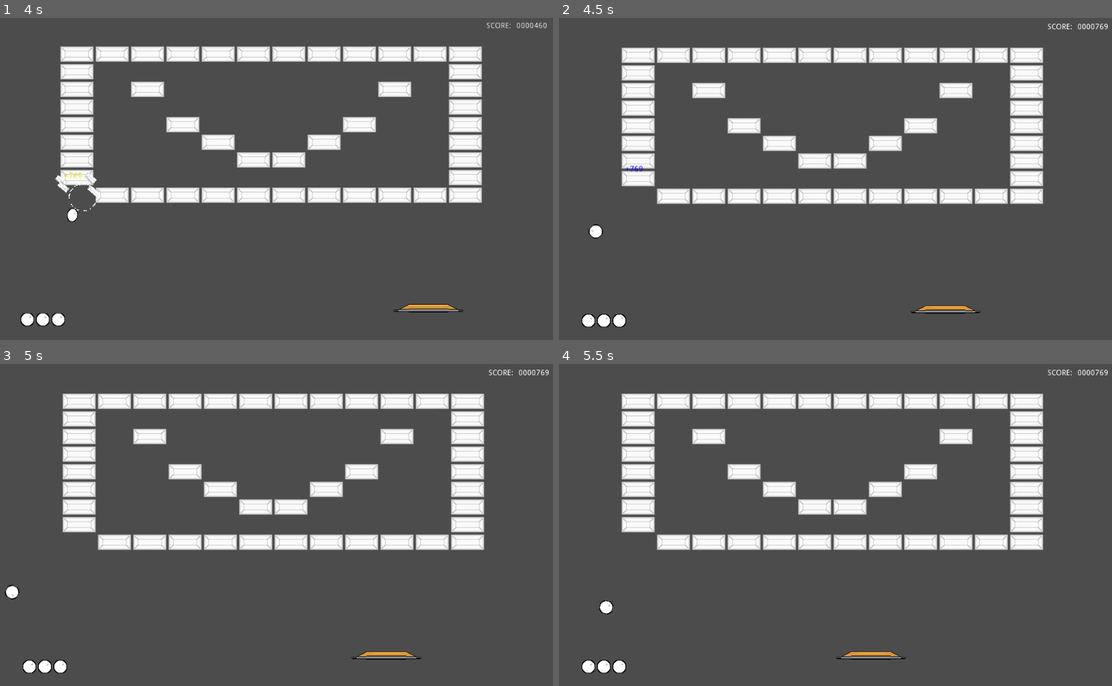
Above: before the commit, frames 1-4 (two rows, left to right).
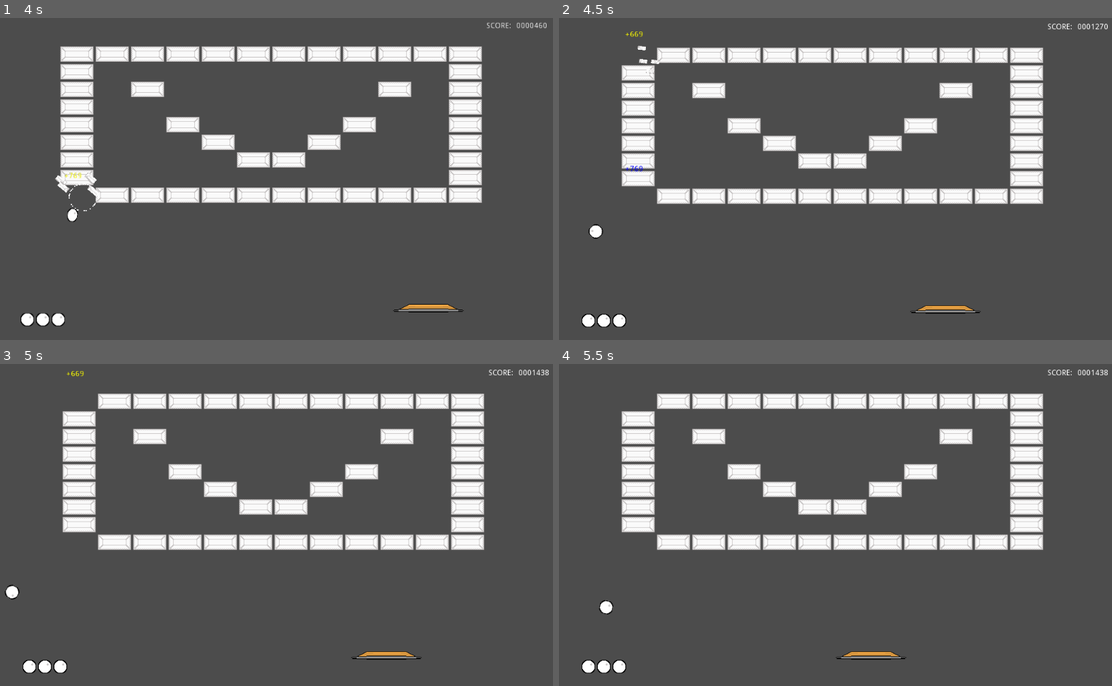
Above: after the commit, the same moments.

Repository: Anatolij-Grigorjev/Breakout4Godot
Game: Godot game, scene res://BreakoutGame.tscn
Two runs of this game, one before a commit and one after it. Both use one fixed random seed, a clock stepped at 60 frames per second and the inputs below.
Inputs (mouse positions are in pixels of both pictures, inside the frame that each line leads up to):
- Up to frame 1 (4 s): tap Enter (ui_accept) at 0.5, 0.77, 3.77 s; move the mouse to (403, 159) at 0.52 s; hold Right (ui_right) 0.53-1.25 s; tap Alt at 0.6 s; click (403, 159) at 0.67 s; drag from (165, 191) to (254, 240) at 1.27 s; move the mouse to (337, 101) at 2.02 s; hold Right (ui_right) 2.03-2.75 s; tap Shift at 2.1 s; drag from (254, 240) to (110, 124) at 2.77 s; move the mouse to (447, 224) at 3.52 s; hold Left (ui_left) from 3.53 s (still down); tap Ctrl at 3.6 s
- Up to frame 2 (4.5 s): tap B (debug1, bound only after the commit) at 4.15 s; release Left (ui_left) at 4.25 s; drag from (669, 124) to (758, 92) at 4.27 s
- Up to frame 3 (5 s): no input
- Up to frame 4 (5.5 s): move the mouse to (868, 521) at 5.02 s; hold Left (ui_left) from 5.03 s (still down); tap Alt at 5.1 s; click (868, 521) at 5.17 s

Frame 1 is identical in both runs. In frame 2, 0.4% of the frame differs, in the area x 11-100%, y 1-18%; in frame 3, 0.4%; in frame 4, 0.3%.

Commit message:
add debug break brick in map

Diff:
--- a/game/bricks/BricksMap.gd
+++ b/game/bricks/BricksMap.gd
@@ -17,10 +17,21 @@
 		animations_cache[tileIdx] = _build_hidden_boom_at_tile_idx(tileIdx)
 
 
+func _process(delta):
+	if Input.is_action_just_released("debug1"):
+		var first_used_cell = get_used_cells()[0]
+		var rand_normal = Vector2(rand_range(-1.0, 1.0), rand_range(-1.0, 1.0))
+		_hit_brick_at_idx(first_used_cell, rand_normal)
+
+
 
 func bricks_hit_at(global_hit_pos: Vector2, hit_normal: Vector2):
 	var tileIdx: Vector2 = world_to_map(to_local(global_hit_pos))
 	print("global pos: " + String(global_hit_pos) + " tileidx: " + String(tileIdx) + " tile type: " + String(get_cellv(tileIdx)))
+	_hit_brick_at_idx(tileIdx, hit_normal)
+
+
+func _hit_brick_at_idx(tileIdx: Vector2, hit_normal: Vector2):
 	var tileTypeAtPos = get_cellv(tileIdx)
 	if (tileTypeAtPos != TileMap.INVALID_CELL):
 		set_cellv(tileIdx, TileMap.INVALID_CELL)
@@ -30,7 +41,6 @@
 		var map_cleared = _check_all_cells_empty()
 		if map_cleared:
 			emit_signal("map_cleared", total_num_bricks)
-
 
 
 func _build_hidden_boom_at_tile_idx(idx: Vector2) -> Node2D:
--- a/game/project.godot
+++ b/game/project.godot
@@ -62,6 +62,14 @@
 
 plugi=false
 
+[input]
+
+debug1={
+"deadzone": 0.5,
+"events": [ Object(InputEventKey,"resource_local_to_scene":false,"resource_name":"","device":0,"alt":false,"shift":false,"control":false,"meta":false,"command":false,"pressed":false,"scancode":66,"physical_scancode":0,"unicode":0,"echo":false,"script":null)
+ ]
+}
+
 [physics]
 
 common/enable_pause_aware_picking=true
